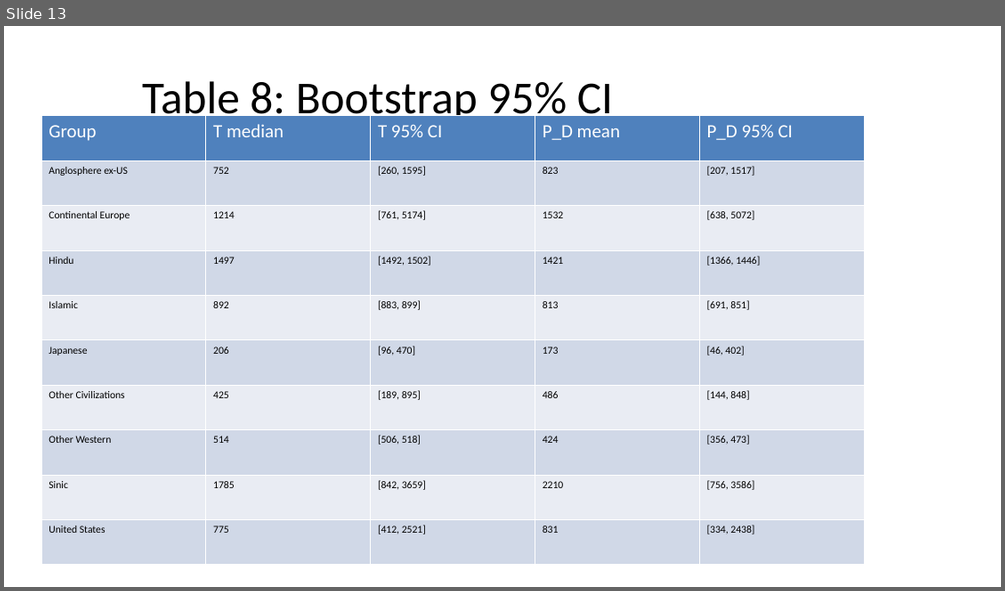
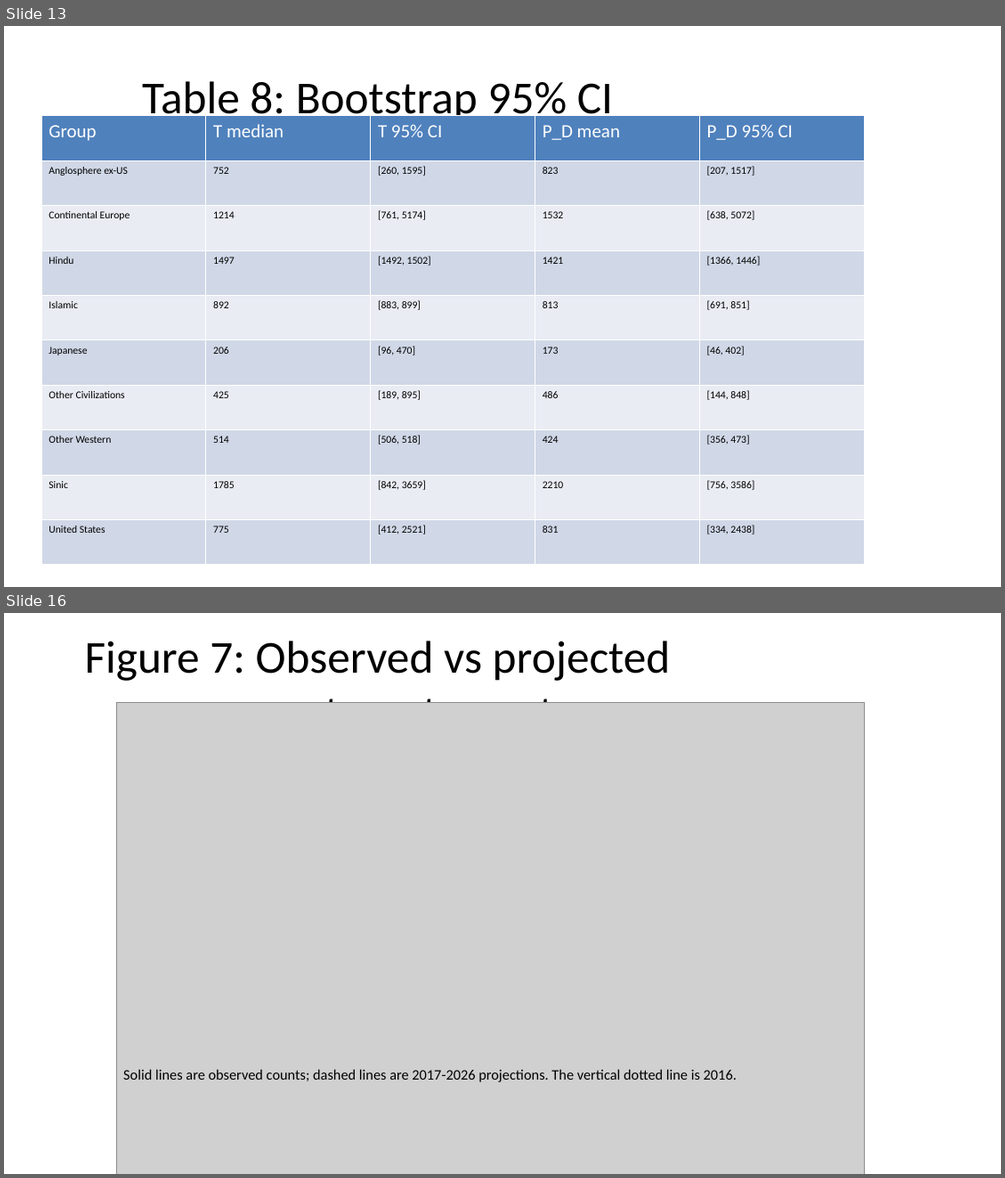
Before and after one commit to bougtoir/medical-accident-its-analysis, a slide deck: researcher_mobility_ode/docs/manuscript_full_article_figures.pptx. Shown one above the other, each under a label of ours: slide 13 before the commit, slides 13 and 16 after it; the slides between them are not shown. The pictures are 1005x591 and 1005x1178 pixels, drawn with LibreOffice and Linux fonts; fonts in the diff are those of the drawing; grey boxes stand for pictures. Boxes give left, top, right and bottom in pixels: in the first picture for what was removed or moved away, otherwise in the second. Text is boxed around its words. In the diff, an @@ line names an element or a change of style, - is before the commit and + after.

```diff
--- a/researcher_mobility_ode/docs/manuscript_full_article_figures.pptx
+++ b/researcher_mobility_ode/docs/manuscript_full_article_figures.pptx
@@ slide 16 added at box(4, 613, 1001, 1174), background #FFFFFF @@
@@ title added at box(85, 641, 671, 703), 44 pt, text #000000 @@
+Figure 7: Observed vs projected compartment counts
@@ picture added at box(116, 703, 864, 1174) @@
@@ text added at box(123, 1069, 736, 1082), 14 pt, text #000000 @@
+Solid lines are observed counts; dashed lines are 2017-2026 projections. The vertical dotted line is 2016.
```
Also in this commit, not shown: 6 other slides added, 7 other files.
